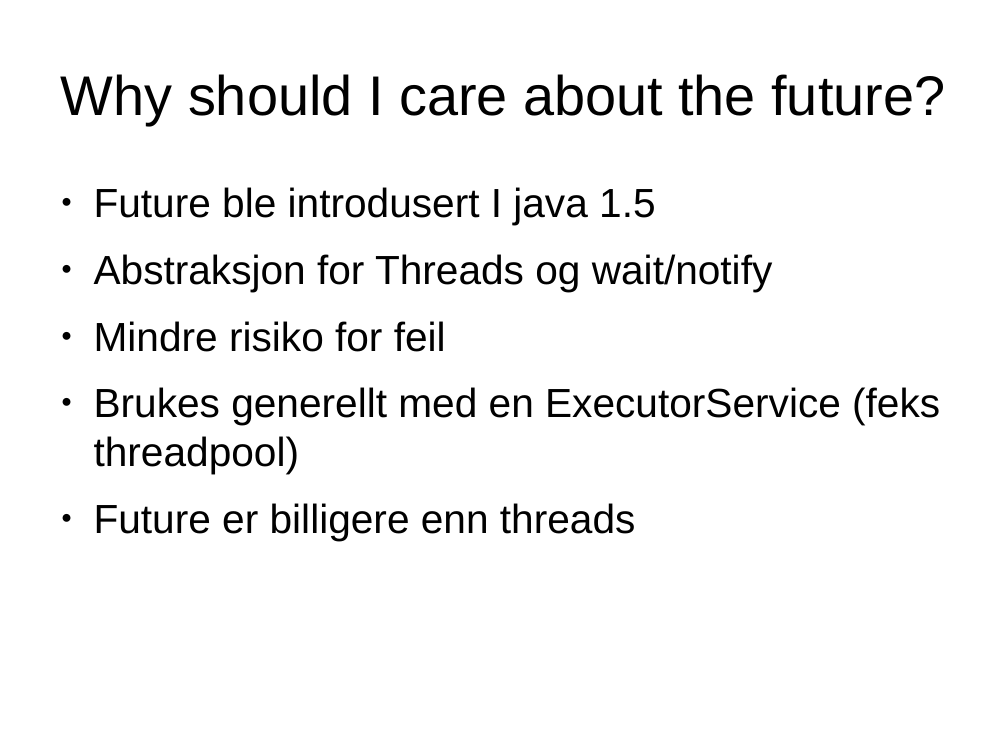
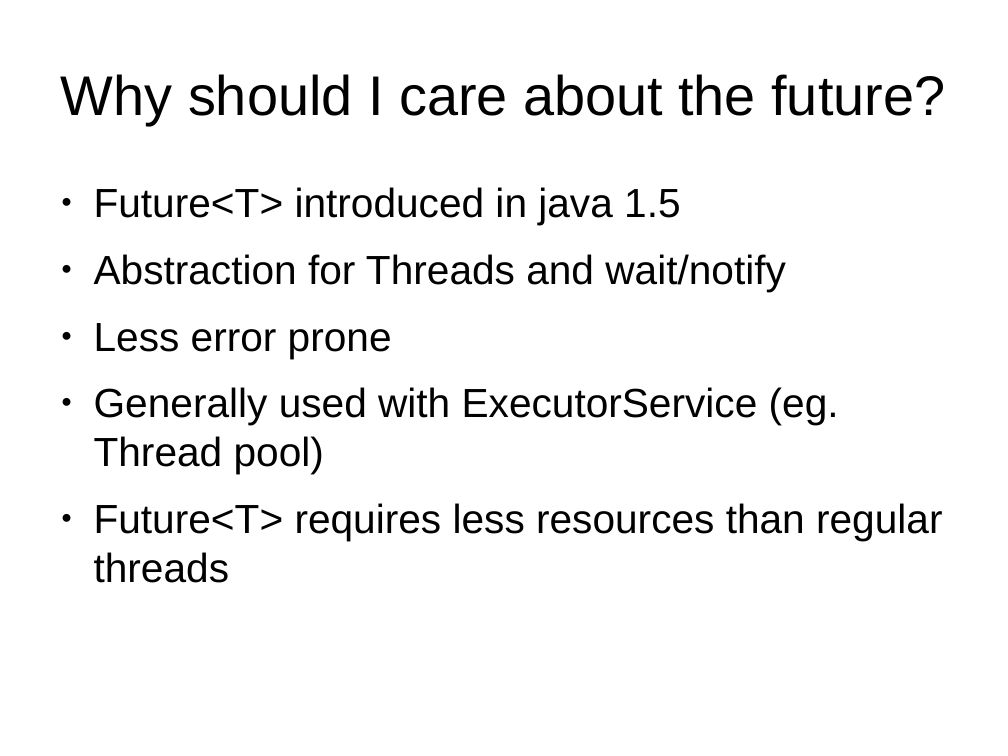
Before and after one commit to vandersson/CompletableFutureDemo, a slide deck: slide 2 of completablefuture.odp. Drawn at 1008x756 pixels with LibreOffice and Linux fonts; fonts in the diff are those of the drawing. Boxes give left, top, right and bottom in pixels: in the first picture for what was removed or moved away, otherwise in the second. Text is boxed around its words. In the diff, an @@ line names an element or a change of style, - is before the commit and + after.

```diff
--- a/completablefuture.odp
+++ b/completablefuture.odp
@@ text at (94, 187, 942, 583): text changed @@
-● Future ble introdusert I java 1.5
-● Abstraksjon for Threads og wait/notify
-● Mindre risiko for feil
-● Brukes generellt med en ExecutorService (feks threadpool)
-● Future er billigere enn threads
+● Future<T> introduced in java 1.5
+● Abstraction for Threads and wait/notify
+● Less error prone
+● Generally used with ExecutorService (eg. Thread pool)
+● Future<T> requires less resources than regular threads
```
Also in this commit, not shown: 2 other slides changed, 2 slides added, 2 slides removed, 5 other files.
